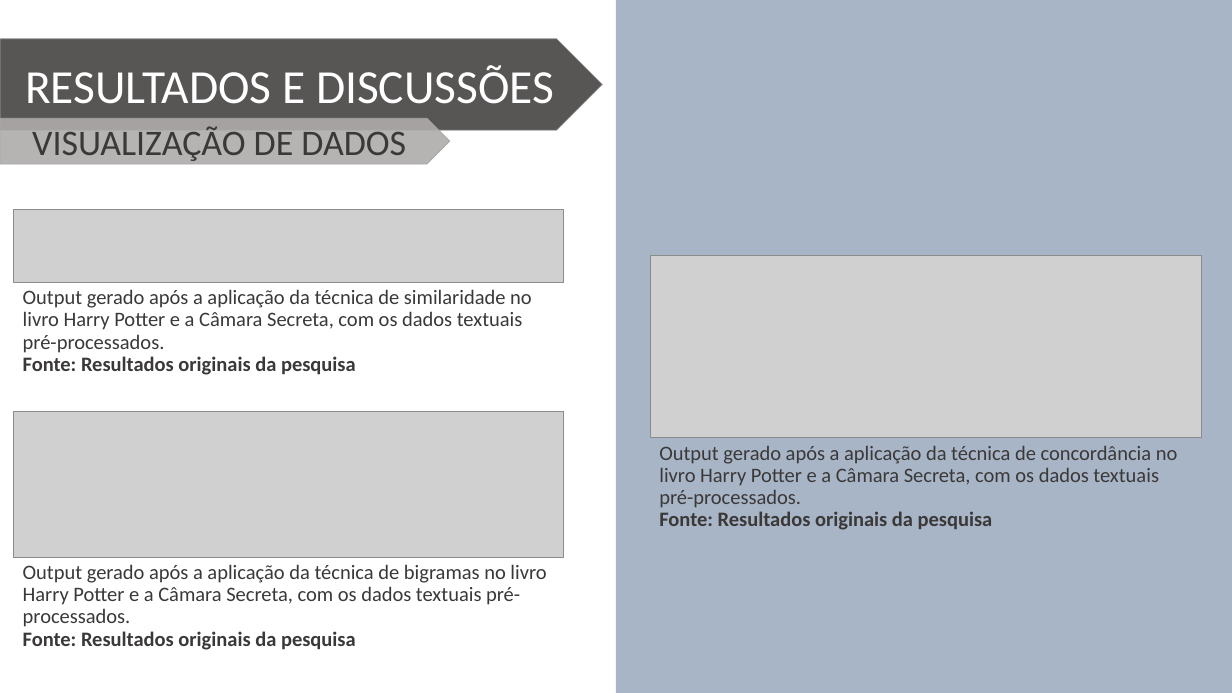
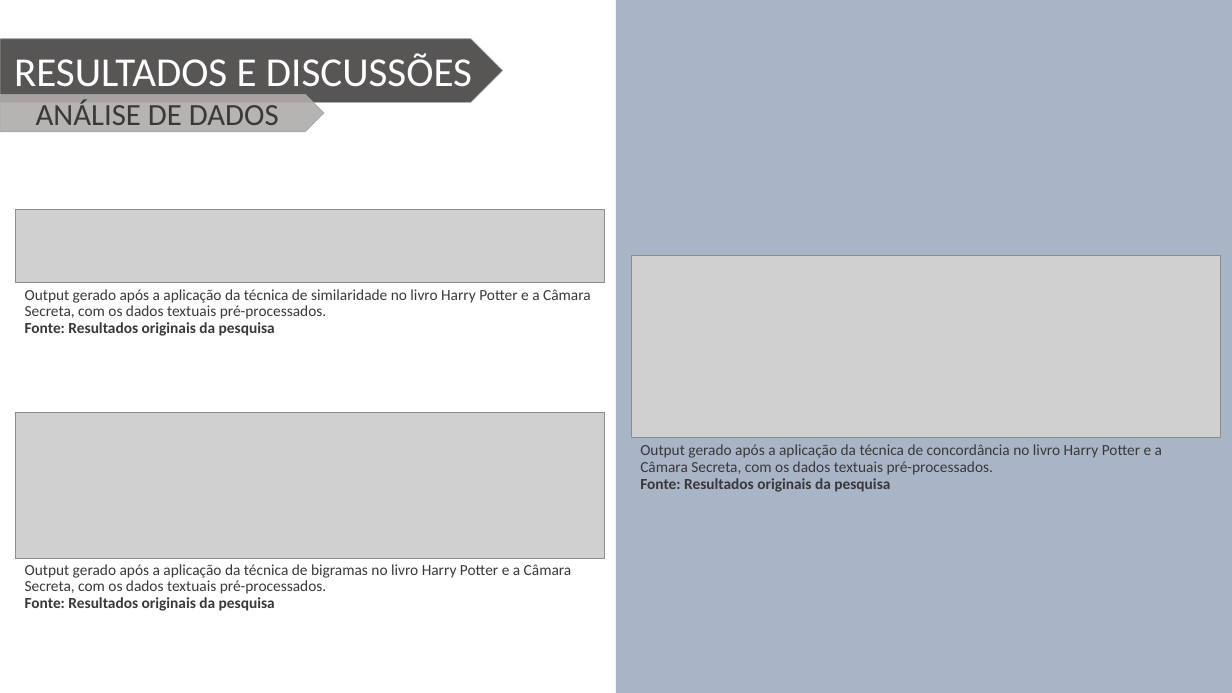
Before and after one commit to Wiryco/Natural-Language-Analysis-And-Processing, a slide deck: slide 10 of Apresentação TCC - Vinícius Andrade Lopes.pptx. Drawn at 1232x693 pixels with LibreOffice and Linux fonts; fonts in the diff are those of the drawing; grey boxes stand for pictures; background and template pictures are left out. Boxes give left, top, right and bottom in pixels: in the first picture for what was removed or moved away, otherwise in the second. Text is boxed around its words. In the diff, an @@ line names an element or a change of style, - is before the commit and + after.

```diff
--- a/Apresentação TCC - Vinícius Andrade Lopes.pptx
+++ b/Apresentação TCC - Vinícius Andrade Lopes.pptx
@@ pentagon arrow "RESULTADOS E DISCUSSÕES": place and size @@
-pentagon arrow "RESULTADOS E DISCUSSÕES" at (0,39,603,130)
+pentagon arrow "RESULTADOS E DISCUSSÕES" at (0,39,503,103)
@@ pentagon arrow "RESULTADOS E DISCUSSÕES" at (0,39,503,103): size 37 to 32 pt @@
@@ pentagon arrow "ANÁLISE DE DADOS": place and size @@
-pentagon arrow "ANÁLISE DE DADOS" at (0,118,450,165)
+pentagon arrow "ANÁLISE DE DADOS" at (0,94,324,132)
@@ text in pentagon arrow at (36,99,279,133): text changed; size 28 to 24 pt @@
-VISUALIZAÇÃO DE DADOS
+ANÁLISE DE DADOS
@@ picture: place and size @@
-picture at (14,210,564,283)
+picture at (16,210,604,283)
@@ picture: place and size @@
-picture at (651,255,1202,438)
+picture at (631,255,1221,438)
@@ picture: place and size @@
-picture at (14,411,564,557)
+picture at (16,413,604,559)
@@ text "Output gerado após a aplicação ...": place and size @@
-text "Output gerado após a aplicação ..." at (659,446,1178,530)
+text "Output gerado após a aplicação ..." at (640,444,1162,492)
@@ size 16 to 12 pt in 3 elements at (640,444,1162,492), (25,289,591,336), (25,564,572,611) @@
```
Also in this commit, not shown: 8 other slides changed, 2 slides added, 2 other files.
